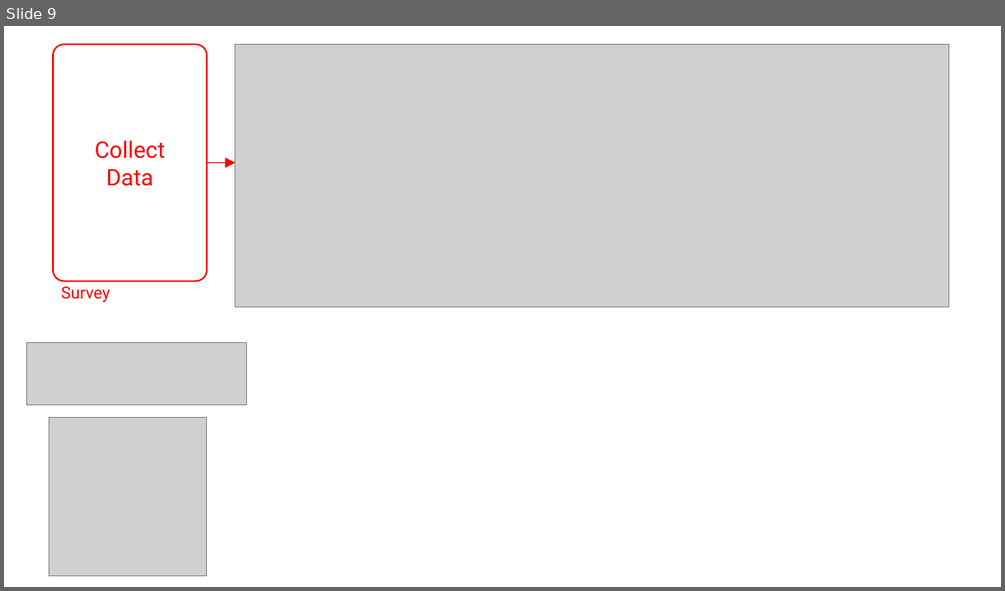
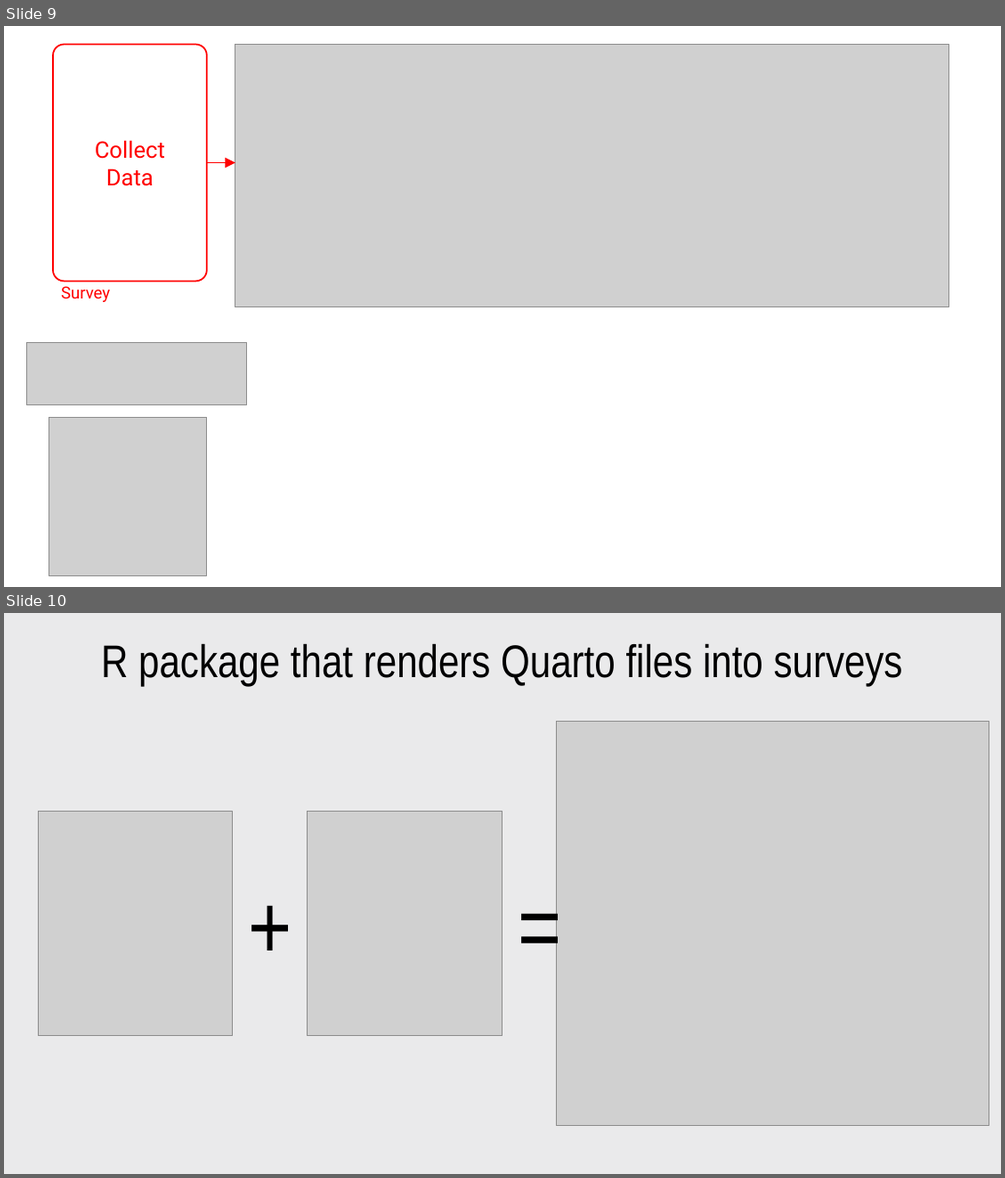
Before and after one commit to jhelvy/2025-posit-conf-surveydown, a slide deck: images/images.pptx. Shown one above the other, each under a label of ours: slide 9 before the commit, slides 9 and 10 after it. The pictures are 1005x591 and 1005x1178 pixels, drawn with LibreOffice and Linux fonts; fonts in the diff are those of the drawing; grey boxes stand for pictures. Boxes give left, top, right and bottom in pixels: in the first picture for what was removed or moved away, otherwise in the second. Text is boxed around its words. In the diff, an @@ line names an element or a change of style, - is before the commit and + after.

```diff
--- a/images/images.pptx
+++ b/images/images.pptx
@@ slide 10 added at (x1=4, y1=613, x2=1001, y2=1174), background #EAEAEB @@
@@ text added at (x1=101, y1=643, x2=903, y2=686), 44 pt, text #000000 @@
+R package that renders Quarto files into surveys
@@ picture added at (x1=556, y1=721, x2=989, y2=1126) @@
@@ picture added at (x1=39, y1=811, x2=233, y2=1036) @@
@@ picture added at (x1=307, y1=811, x2=502, y2=1036) @@
@@ text added at (x1=241, y1=864, x2=299, y2=982), 88 pt, text #000000 @@
++
@@ text added at (x1=511, y1=864, x2=568, y2=982), 88 pt, text #000000 @@
+=
```
Also in this commit, not shown: 4 other slides added, 1 slide removed, 25 other files.
